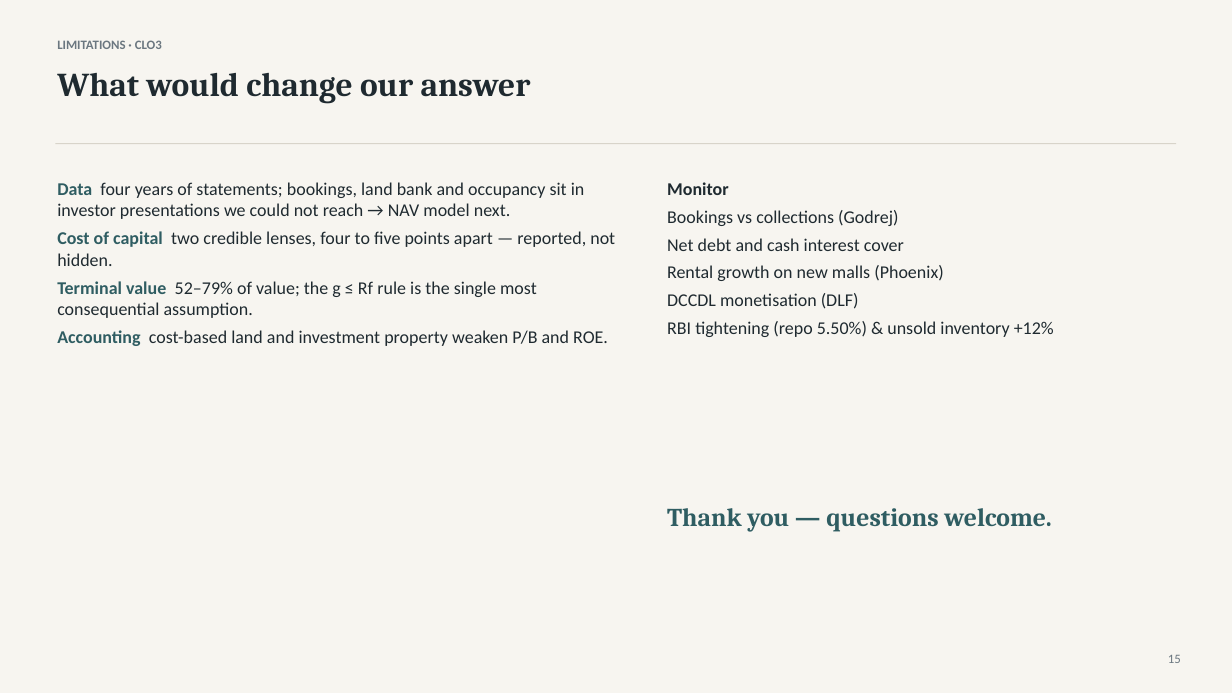
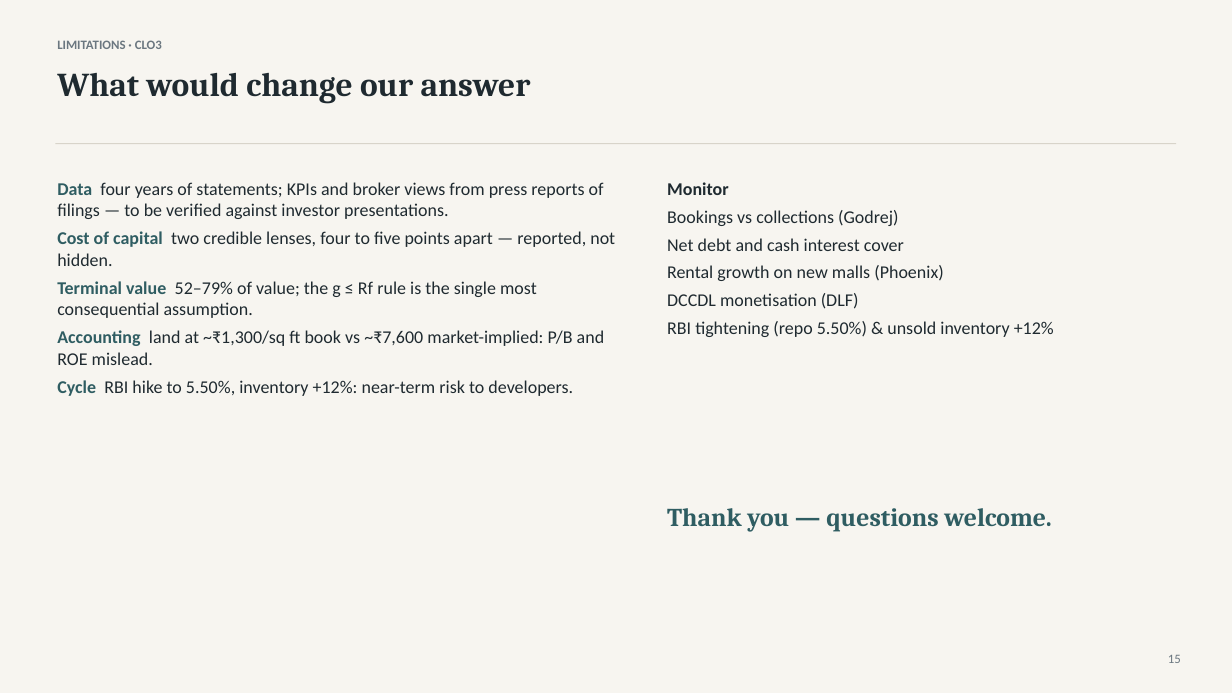
Before and after one commit to atharvaakz/BAAV, a slide deck: slide 15 of reports/ProjectBaav_Group27_Presentation.pptx. Drawn at 1232x693 pixels with LibreOffice and Linux fonts; fonts in the diff are those of the drawing. Boxes give left, top, right and bottom in pixels: in the first picture for what was removed or moved away, otherwise in the second. Text is boxed around its words. In the diff, an @@ line names an element or a change of style, - is before the commit and + after.

```diff
--- a/reports/ProjectBaav_Group27_Presentation.pptx
+++ b/reports/ProjectBaav_Group27_Presentation.pptx
@@ text at box(57, 182, 604, 219): text changed @@
-Data four years of statements; bookings, land bank and occupancy sit in investor presentations we could not reach → NAV model next.
+Data four years of statements; KPIs and broker views from press reports of filings — to be verified against investor presentations.
@@ text at box(57, 330, 605, 396): text changed @@
-Accounting cost-based land and investment property weaken P/B and ROE.
+Accounting land at ~₹1,300/sq ft book vs ~₹7,600 market-implied: P/B and ROE mislead.
+Cycle RBI hike to 5.50%, inventory +12%: near-term risk to developers.
```
Also in this commit, not shown: 1 other slide changed, 11 other files.
